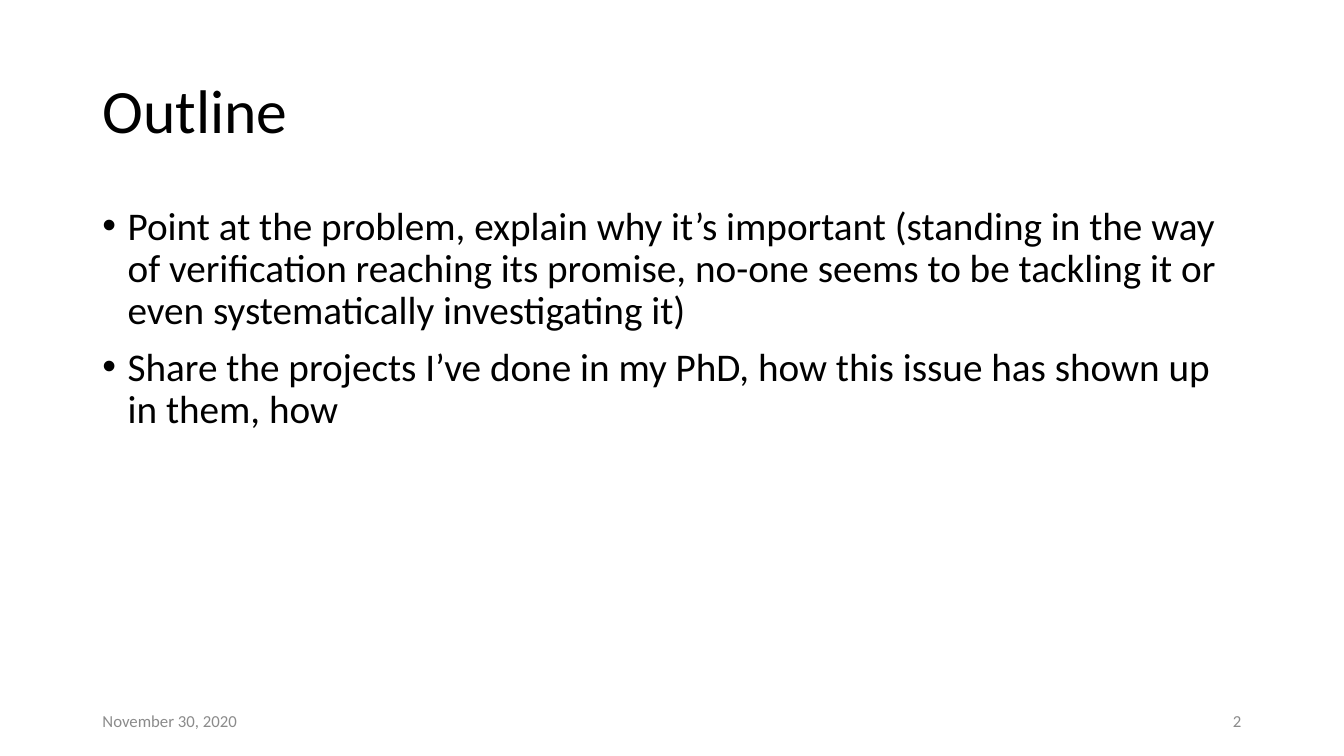
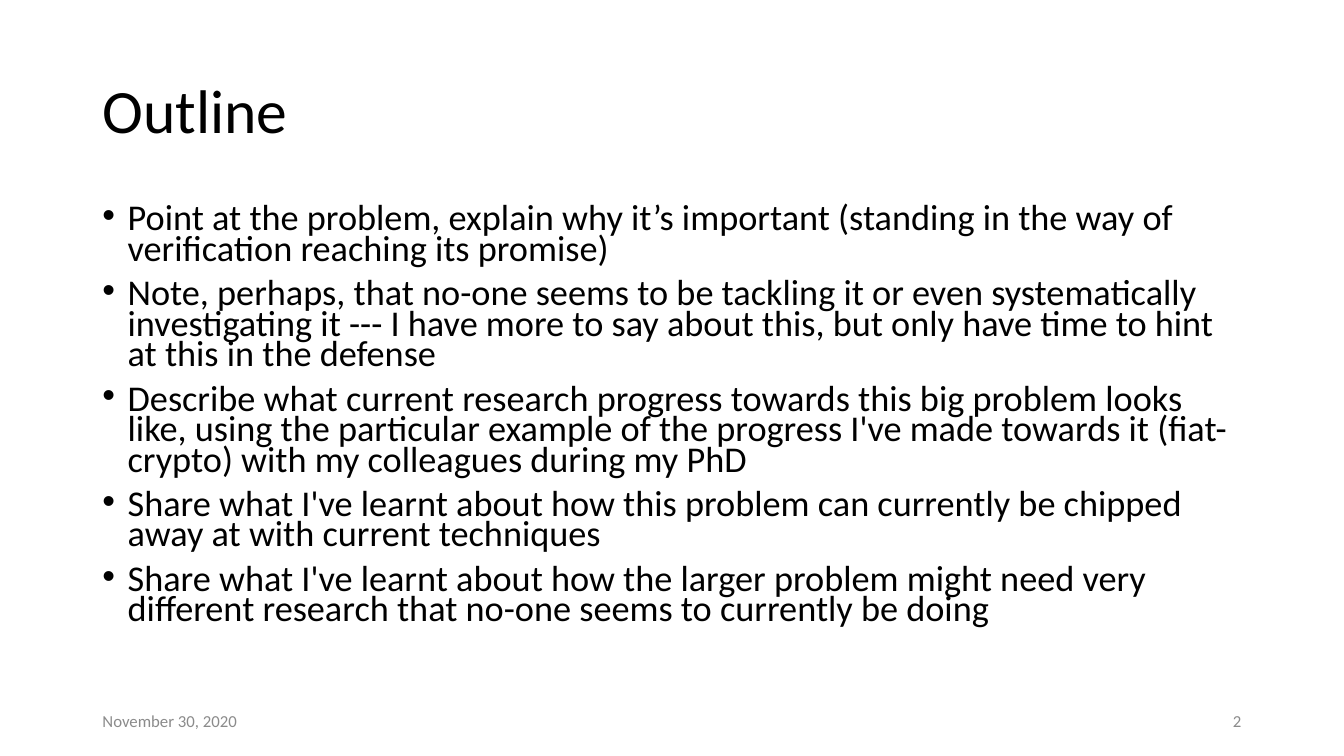
Before and after one commit to JasonGross/doctoral-thesis, a slide deck: slide 2 of presentation/jgross-defense.pptx. Drawn at 1344x756 pixels with LibreOffice and Linux fonts; fonts in the diff are those of the drawing. Boxes give left, top, right and bottom in pixels: in the first picture for what was removed or moved away, otherwise in the second. Text is boxed around its words. In the diff, an @@ line names an element or a change of style, - is before the commit and + after.

Commit message:
Update defense presentation

```diff
--- a/presentation/jgross-defense.pptx
+++ b/presentation/jgross-defense.pptx
@@ text at (x1=128, y1=203, x2=1226, y2=628): text changed; size 28 to 25.9 pt @@
-• Point at the problem, explain why it’s important (standing in the way of verification reaching its promise, no-one seems to be tackling it or even systematically investigating it)
-• Share the projects I’ve done in my PhD, how this issue has shown up in them, how
+• Point at the problem, explain why it’s important (standing in the way of verification reaching its promise)
+• Note, perhaps, that no-one seems to be tackling it or even systematically investigating it --- I have more to say about this, but only have time to hint at this in the defense
+• Describe what current research progress towards this big problem looks like, using the particular example of the progress I've made towards it (fiat-crypto) with my colleagues during my PhD
+• Share what I've learnt about how this problem can currently be chipped away at with current techniques
+• Share what I've learnt about how the larger problem might need very different research that no-one seems to currently be doing
```
Also in this commit, not shown: 2 other slides changed, 34 slides added, 29 other files.
